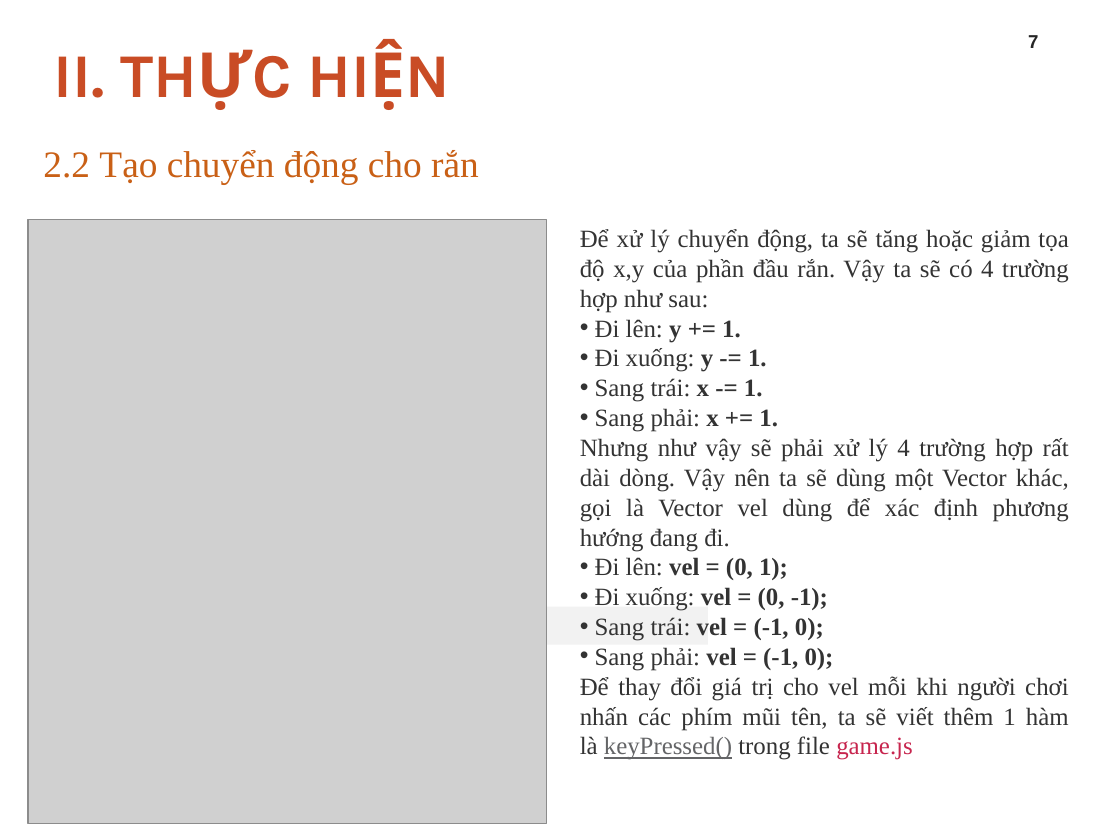
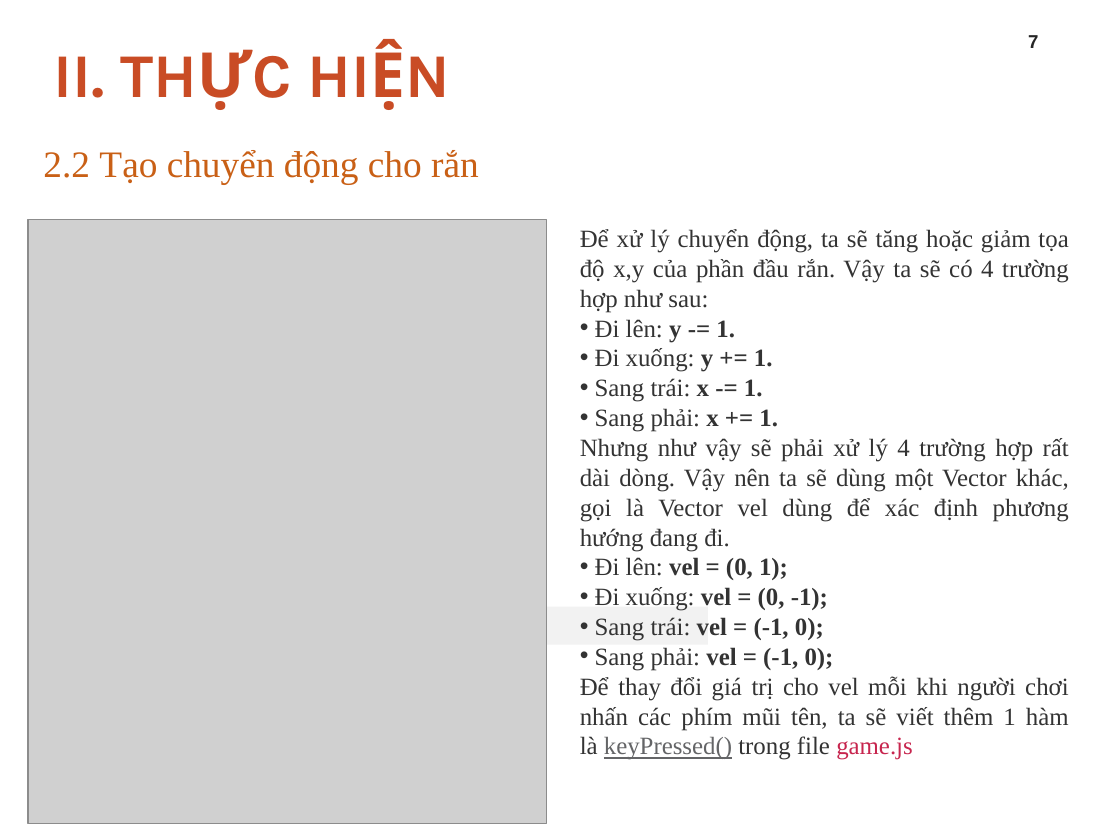
Before and after one commit to hai1710/case, a slide deck: slide 7 of CASE-STUDY.pptx. Drawn at 1120x840 pixels with LibreOffice and Linux fonts; fonts in the diff are those of the drawing; grey boxes stand for pictures; background and template pictures are left out. Boxes give left, top, right and bottom in pixels: in the first picture for what was removed or moved away, otherwise in the second. Text is boxed around its words. In the diff, an @@ line names an element or a change of style, - is before the commit and + after.

```diff
--- a/CASE-STUDY.pptx
+++ b/CASE-STUDY.pptx
@@ text at [595,319,773,372]: text changed @@
-• Đi lên: y += 1.
-• Đi xuống: y -= 1.
+• Đi lên: y -= 1.
+• Đi xuống: y += 1.
```
Also in this commit, not shown: 3 other files.
